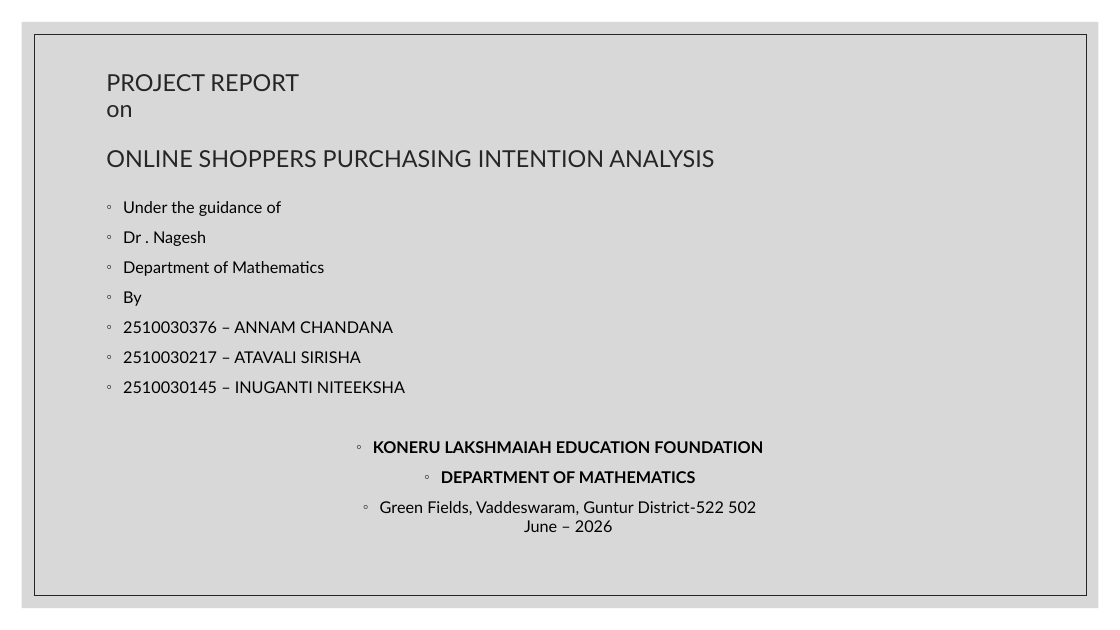
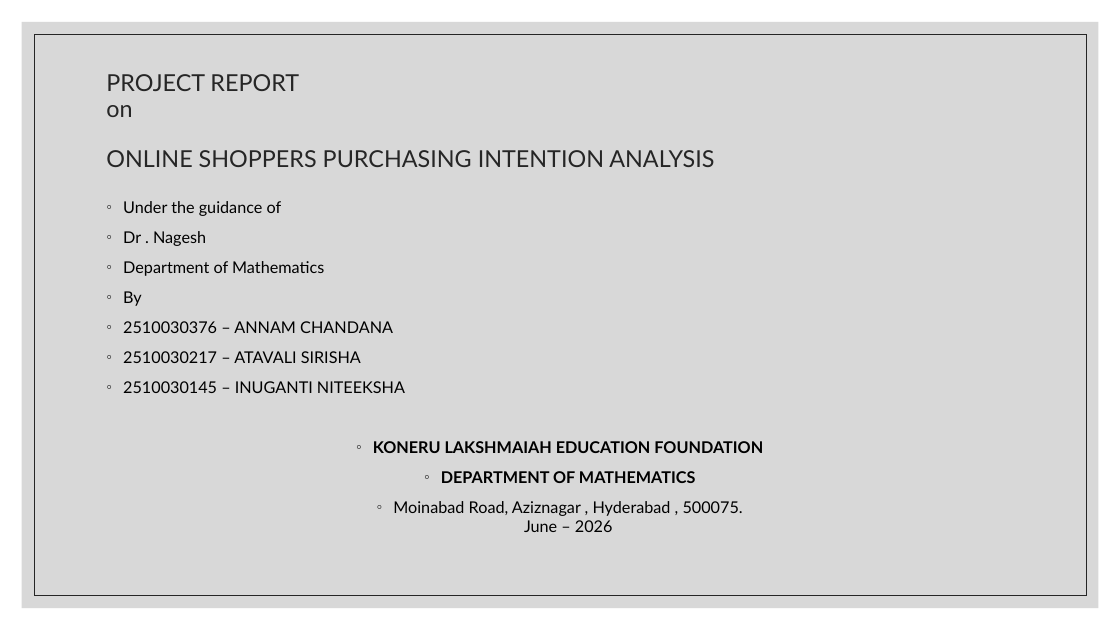
Before and after one commit to chandu26092006/MDS, a slide deck: slide 3 of Maths project.pptx. Drawn at 1120x630 pixels with LibreOffice and Linux fonts; fonts in the diff are those of the drawing. Boxes give left, top, right and bottom in pixels: in the first picture for what was removed or moved away, otherwise in the second. Text is boxed around its words. In the diff, an @@ line names an element or a change of style, - is before the commit and + after.

```diff
--- a/Maths project.pptx
+++ b/Maths project.pptx
@@ text at [393,501,743,532]: text changed @@
-◦ Green Fields, Vaddeswaram, Guntur District-522 502
-  June – 2026
+◦ Moinabad Road, Aziznagar , Hyderabad , 500075.
+  June – 2026
```
Also in this commit, not shown: 1 other file.
